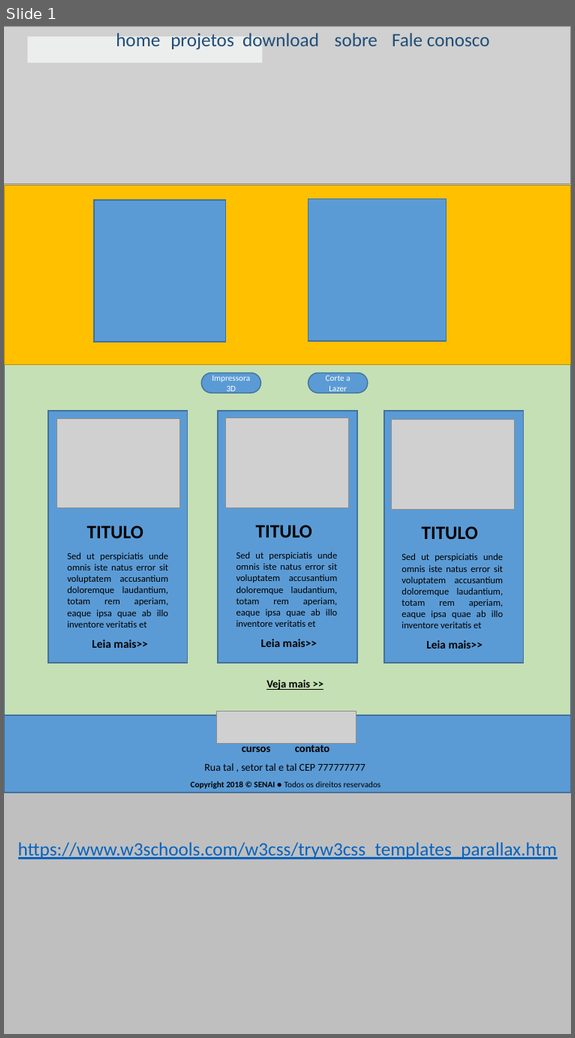
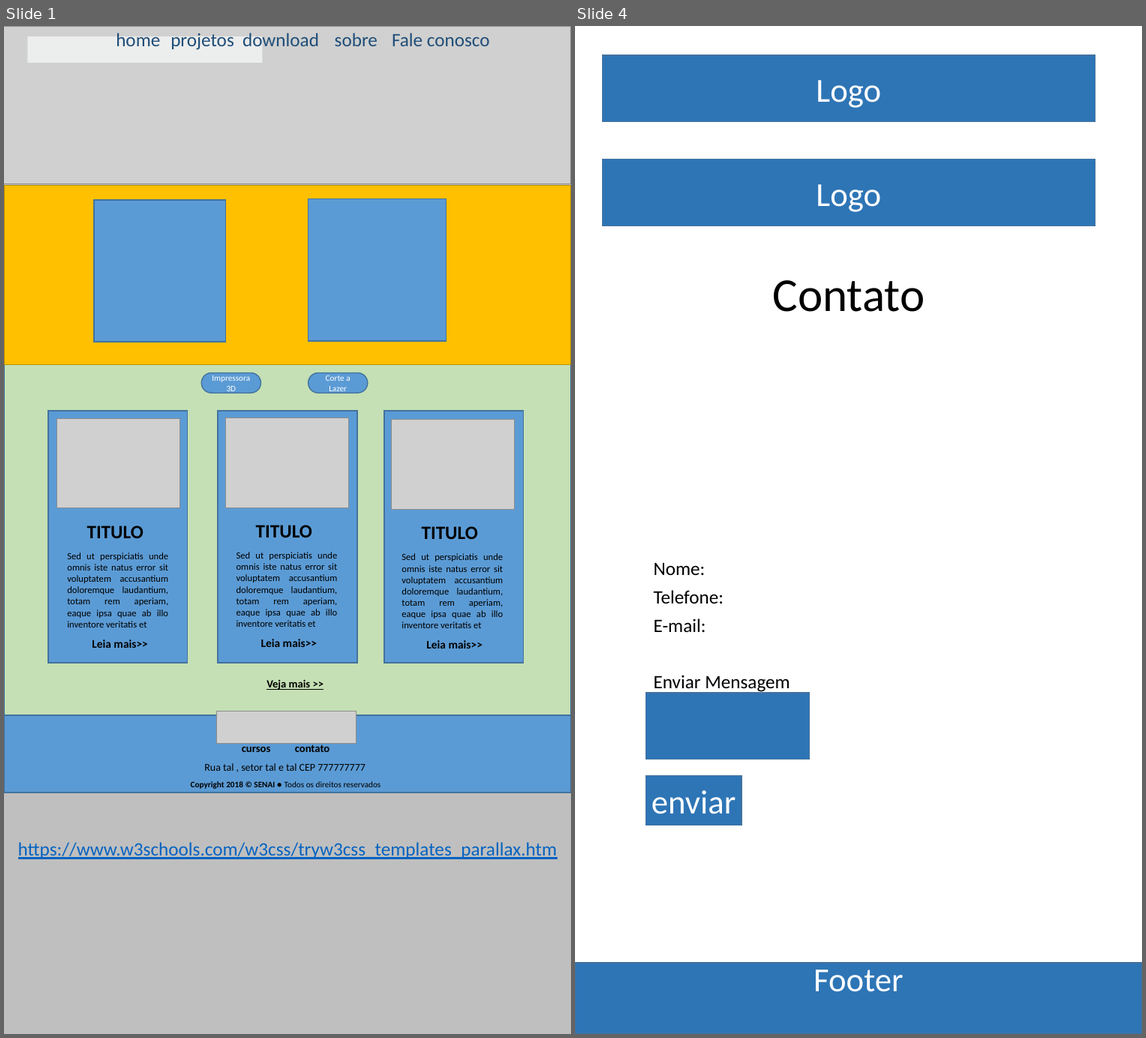
Before and after one commit to WescleyLemos/HOTSITE_SENAI_LAB, a slide deck: wireframe/Projeto-Lab-Senai.pptx. Shown side by side, each under a label of ours: slide 1 before the commit, slides 1 and 4 after it; the slides between them are not shown. The pictures are 575x1038 and 1146x1038 pixels, drawn with LibreOffice and Linux fonts; fonts in the diff are those of the drawing; grey boxes stand for pictures. Boxes give left, top, right and bottom in pixels: in the first picture for what was removed or moved away, otherwise in the second. Text is boxed around its words. In the diff, an @@ line names an element or a change of style, - is before the commit and + after.

```diff
--- a/wireframe/Projeto-Lab-Senai.pptx
+++ b/wireframe/Projeto-Lab-Senai.pptx
@@ slide 4 added at (575, 26, 1142, 1034), background #FFFFFF @@
@@ rectangle added at (602, 55, 1095, 122), fill #2E75B6, outline #43739E 1 pt, 32 pt, text #FFFFFF @@
+Logo
@@ rectangle added at (602, 159, 1095, 226), fill #2E75B6, outline #43739E 1 pt, 32 pt, text #FFFFFF @@
+Logo
@@ title added at (772, 280, 925, 312), 45 pt, text #000000 @@
+Contato
@@ subtitle added at (654, 562, 790, 694), 18 pt, text #000000 @@
+Nome:
+Telefone:
+E-mail:
+Enviar Mensagem
@@ rectangle added at (646, 693, 809, 760), fill #2E75B6, outline #43739E 1 pt @@
@@ rectangle added at (646, 776, 742, 825), fill #2E75B6, outline #43739E 1 pt, 32 pt, text #FFFFFF @@
+enviar
@@ rectangle added at (575, 963, 1142, 1034), fill #2E75B6, outline #43739E 1 pt, 32 pt, text #FFFFFF @@
+Footer
```
Also in this commit, not shown: 3 other slides added.
